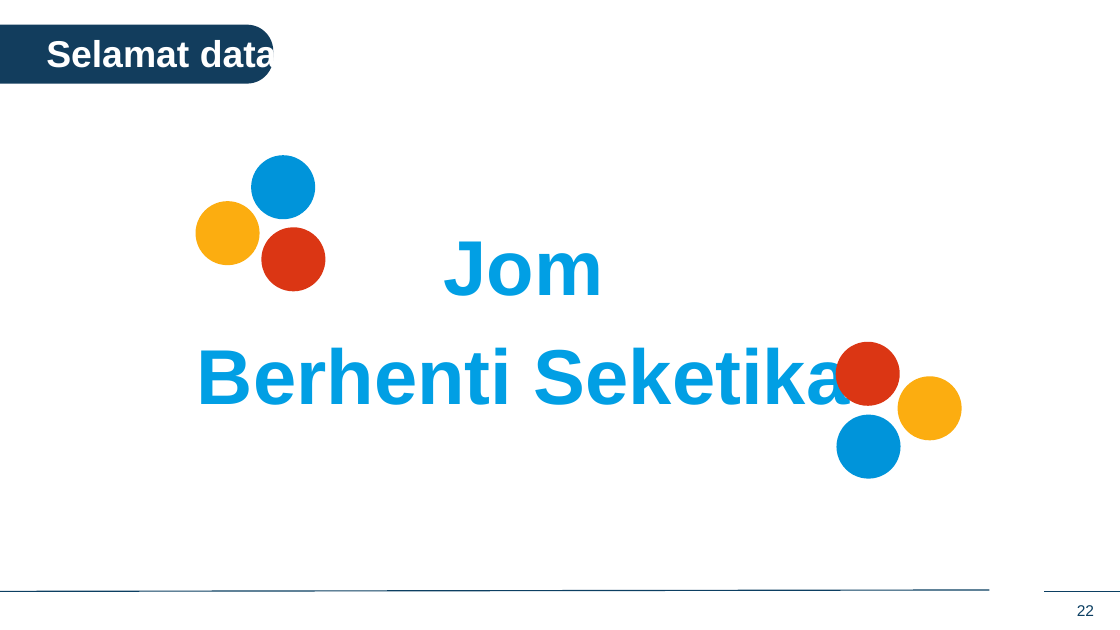
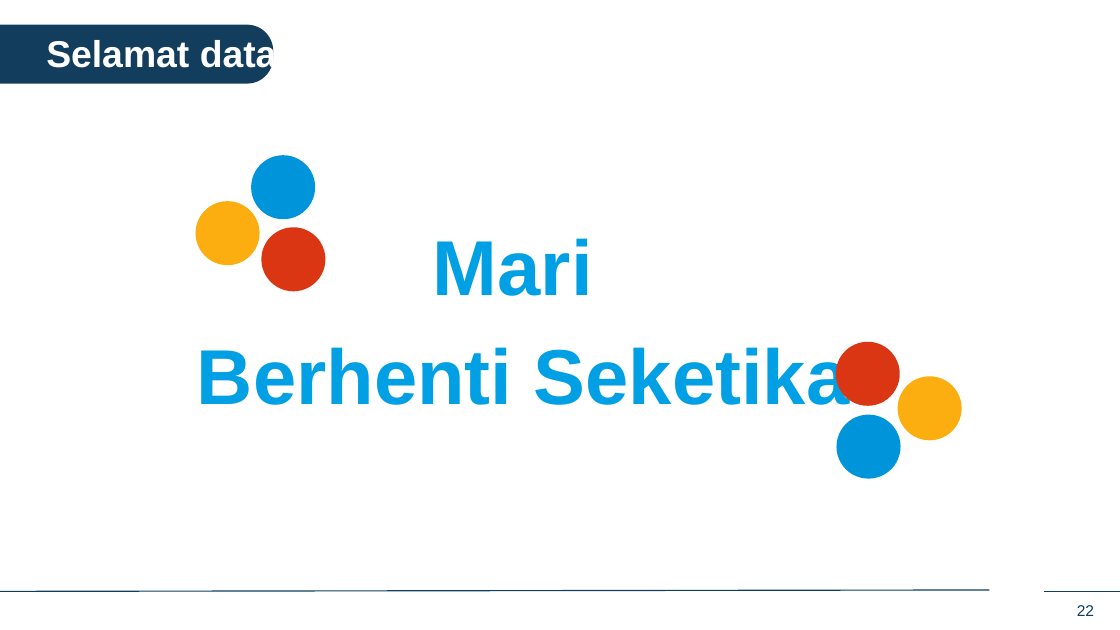
Before and after one commit to IDEMSInternational/plh-digital-content, a slide deck: slide 22 of translations/facilitator_app_malaysia/ms/ms_in_person_sessions.pptx. Drawn at 1120x630 pixels with LibreOffice and Linux fonts; fonts in the diff are those of the drawing; background and template pictures are left out. Boxes give left, top, right and bottom in pixels: in the first picture for what was removed or moved away, otherwise in the second. Text is boxed around its words. In the diff, an @@ line names an element or a change of style, - is before the commit and + after.

```diff
--- a/translations/facilitator_app_malaysia/ms/ms_in_person_sessions.pptx
+++ b/translations/facilitator_app_malaysia/ms/ms_in_person_sessions.pptx
@@ text at (x1=433, y1=238, x2=593, y2=296): text changed @@
-Jom
+Mari
```
Also in this commit, not shown: 10 other slides changed.
